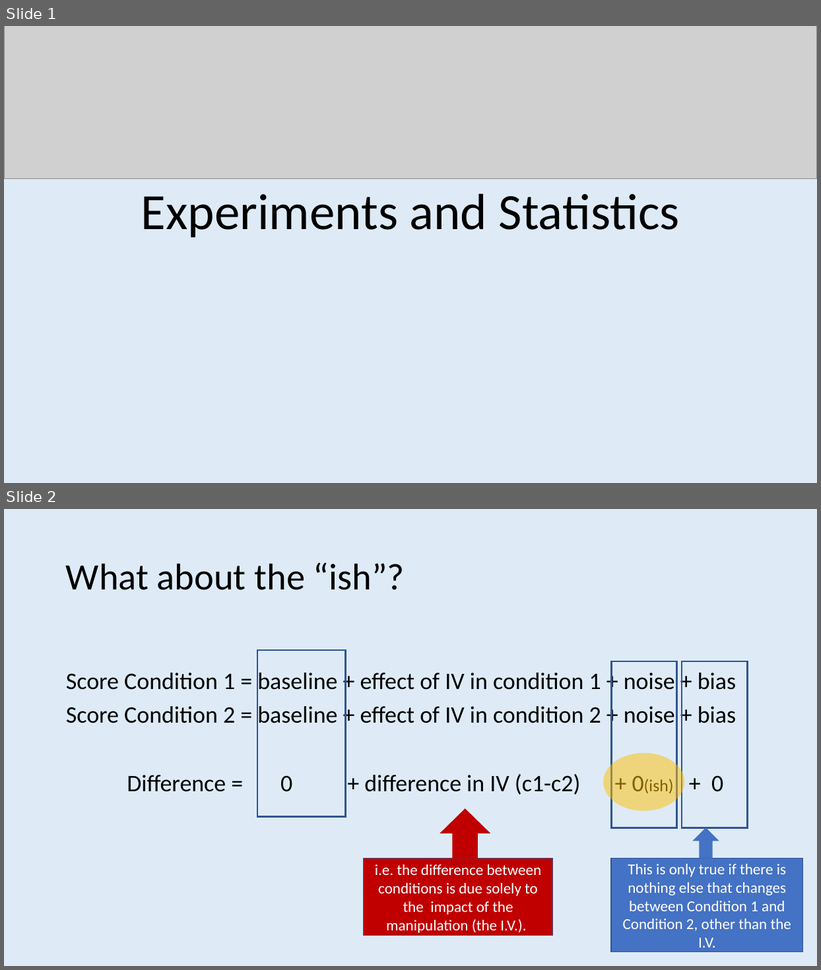
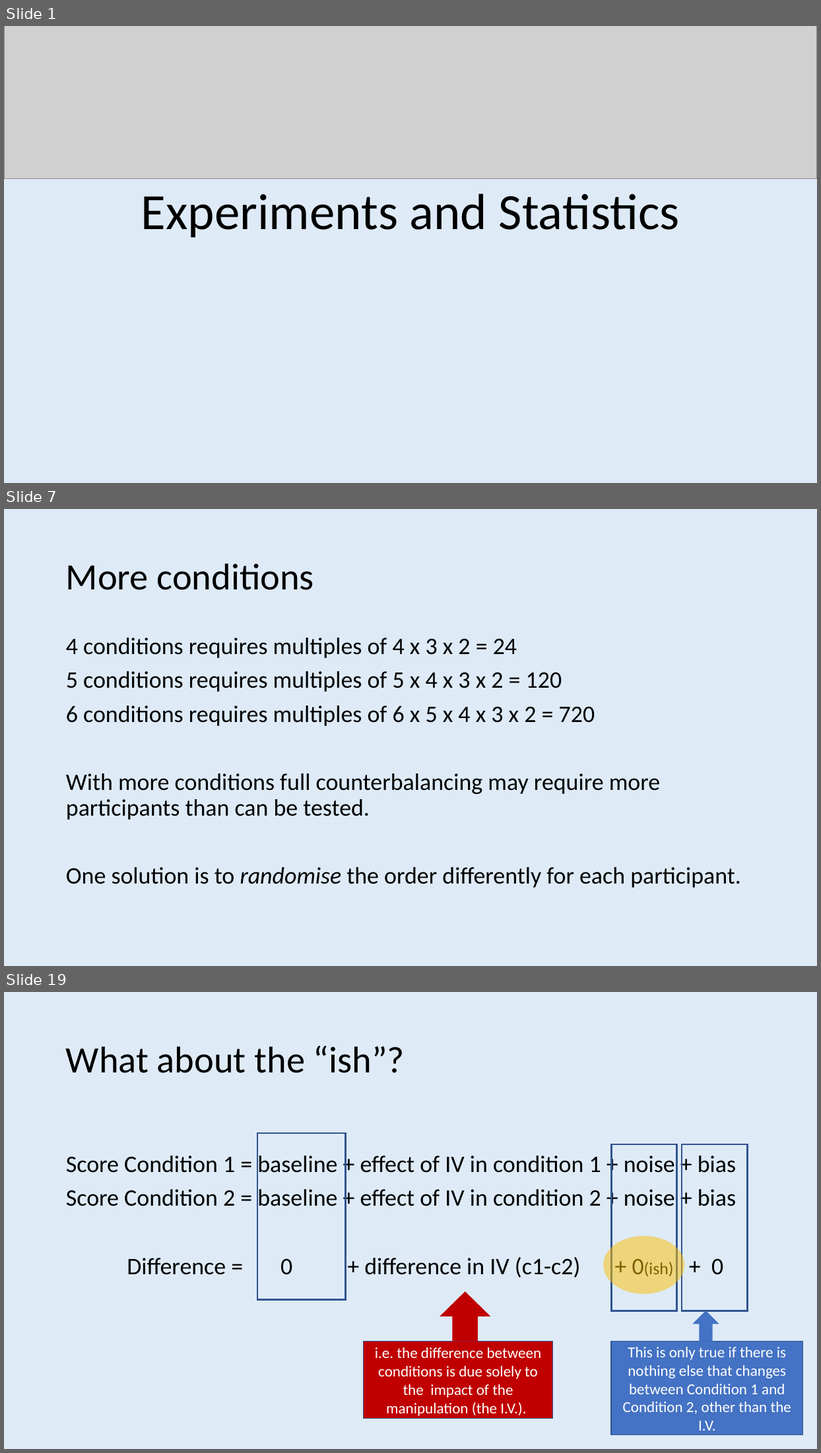
Before and after one commit to ajwills72/rmhealth-found, a slide deck: docs/lecture_4.pptx. Shown one above the other, each under a label of ours: slides 1 and 2 before the commit, slides 1, 7 and 19 after it; the slides between them are not shown. The pictures are 821x970 and 821x1453 pixels, drawn with LibreOffice and Linux fonts; fonts in the diff are those of the drawing; grey boxes stand for pictures. Boxes give left, top, right and bottom in pixels: in the first picture for what was removed or moved away, otherwise in the second. Text is boxed around its words. In the diff, an @@ line names an element or a change of style, - is before the commit and + after.

```diff
--- a/docs/lecture_4.pptx
+++ b/docs/lecture_4.pptx
@@ slide 7 added at <box>4,509,817,966</box>, background #DEEBF7 @@
@@ title added at <box>66,563,314,590</box>, 44 pt, text #000000 @@
+More conditions
@@ text added at <box>66,638,741,888</box>, 28 pt, text #000000 @@
+4 conditions requires multiples of 4 x 3 x 2 = 24
+5 conditions requires multiples of 5 x 4 x 3 x 2 = 120
+6 conditions requires multiples of 6 x 5 x 4 x 3 x 2 = 720
+With more conditions full counterbalancing may require more participants than can be tested.
+One solution is to randomise the order differently for each participant.
@@ what was slide 2 is now slide 19 @@
```
Also in this commit, not shown: 17 other slides added, 9 slides removed.
